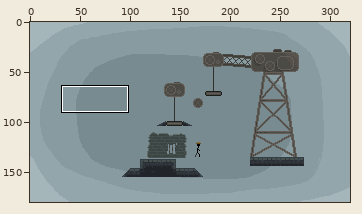
Two versions of one pixel-art file, Assets/Graphics/Sketches/sketch.ase. The picture above shows the old version from afar; the outline marks the close-up.
Close-up. Old version:
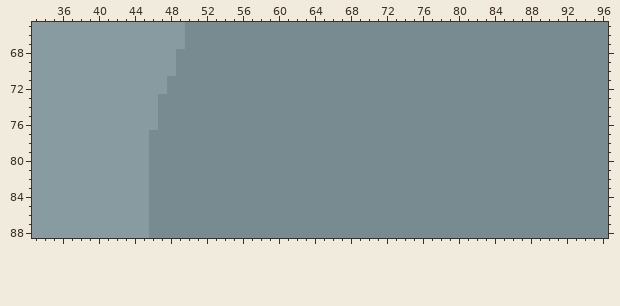
320x180 pixels, 1 frame. Colours within 5 levels of each other are drawn and written as one. Shown: x 33..96, y 65..88.
Once edited:
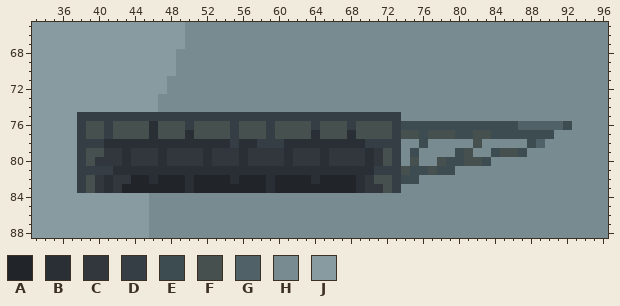
Palette (. is transparent): A #21252a  B #2a2f35  C #32373d  D #353e45  E #3c4c50  F #46504f  G #506267  H #778b91  J #879ba0
What changed:
{"where": "layer \"fronttiles\""}
{"y":75,"x":38,"old":"JJJJJJJJJHHHHHHHHHHHHHHHHHHHHHHHHHHH","new":"DDDDDDDDDDDDDDDDDDDDDDDDDDDDDDDDDDDD"}
{"y":76,"x":38,"old":"JJJJJJJJJHHHHHHHHHHHHHHHHHHHHHHHHHHHHHHHHHHHHHHHHHHHHHH","new":"DFFDFFFFBFFFDFFFFDFFFDFFFFDFFFDFFFFDEEEEEEEEEEEEEGGGGGE"}
{"y":77,"x":38,"old":"JJJJJJJJHHHHHHHHHHHHHHHHHHHHHHHHHHHHHHHHHHHHHHHHHHHHH","new":"DFFDFFFFBFFFBFFFFDFFFDFFFFBFFFBFFFFDFFEFFFEEFFEEEEEEE"}
{"y":78,"x":38,"old":"JJJJJJJJHHHHHHHHHHHHHHHHHHHHHHHHHHHH","new":"DDDBBBBBBBBBBBBBBDBBDDDBBBBBBBBBDDDD"}
{"y":78,"x":76,"old":"H","new":"E"}
{"y":78,"x":82,"old":"H","new":"F"}
{"y":78,"x":88,"old":"HH","new":"EG"}
{"y":79,"x":38,"old":"JJJJJJJJHHHHHHHHHHHHHHHHHHHHHHHHHHHH","new":"DFFCCBCCCBCCCCBCCCBCCCCBCCCBCCCCBCFD"}
{"y":79,"x":75,"old":"H","new":"E"}
{"y":79,"x":80,"old":"HH","new":"EF"}
{"y":79,"x":84,"old":"HHHH","new":"EFFE"}
{"y":80,"x":38,"old":"JJJJJJJJHHHHHHHHHHHHHHHHHHHHHHHHHHHH","new":"DFCCCBCCCBCCCCBCCCBCCCCBCCCBCCCCBCFD"}
{"y":80,"x":75,"old":"H","new":"F"}
{"y":80,"x":78,"old":"HHHHHH","new":"FEEFFE"}
{"y":81,"x":38,"old":"JJJJJJJJHHHHHHHHHHHHHHHHHHHHHHHHHHHHHHHHHH","new":"DDDDBBBBBBBBBBBBBBBBBBBBBBBBBBBBBDDDFEEFEE"}
{"y":82,"x":38,"old":"JJJJJJJJHHHHHHHHHHHHHHHHHHHHHHHHHHHHHH","new":"DFCBCCAABAAABAAAABAAABAAAABAAAABCFFDEE"}
{"y":83,"x":38,"old":"JJJJJJJJHHHHHHHHHHHHHHHHHHHHHHHHHHHH","new":"DFCBCAAAAAAABAAAAAAAABAAAAAAAAABCCFD"}
{"label":"changed","picture_box":[77,112,572,193]}
